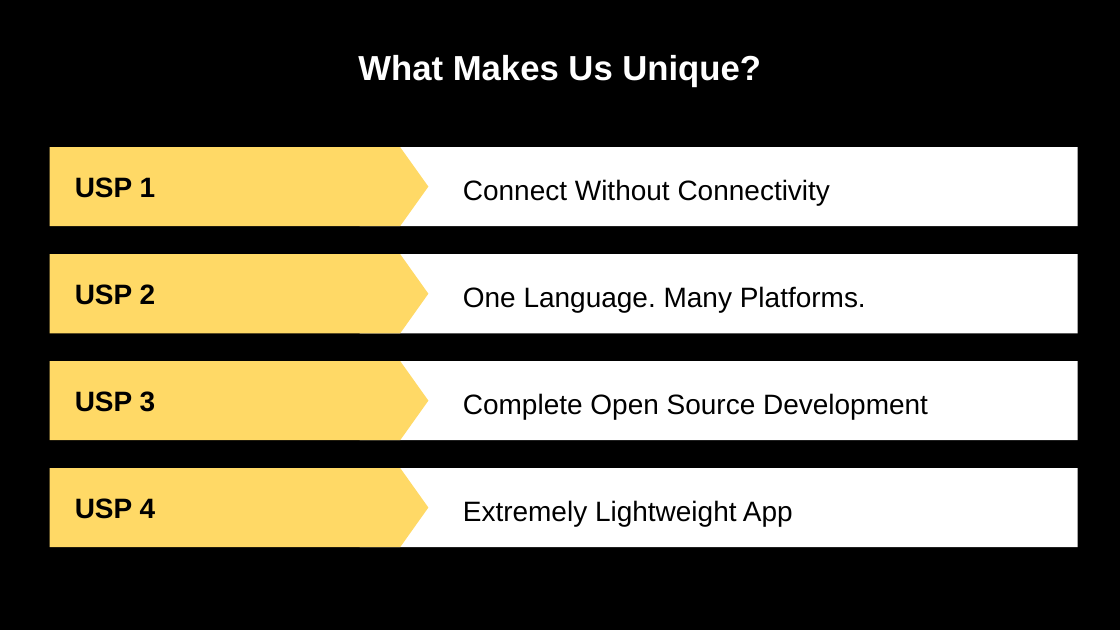
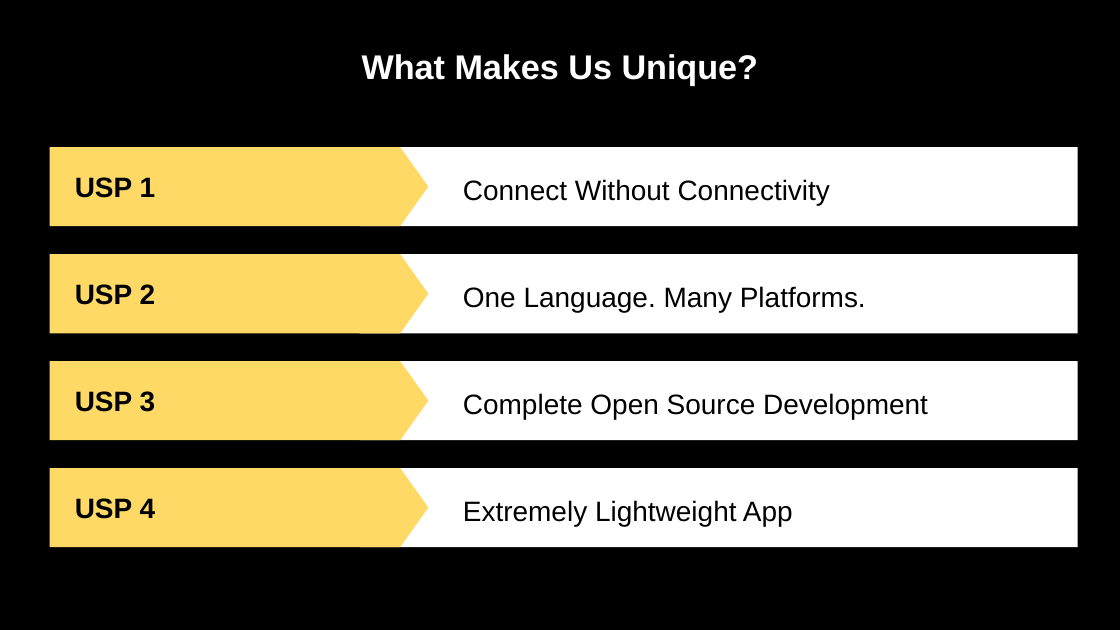
Before and after one commit to Bengaluru17/team-4, a slide deck: slide 6 of Kshamata.pptx. Drawn at 1120x630 pixels with LibreOffice and Linux fonts; fonts in the diff are those of the drawing. Boxes give left, top, right and bottom in pixels: in the first picture for what was removed or moved away, otherwise in the second. Text is boxed around its words. In the diff, an @@ line names an element or a change of style, - is before the commit and + after.

```diff
--- a/Kshamata.pptx
+++ b/Kshamata.pptx
@@ title "What Makes Us Unique?" at (362,54,759,86): size 22.3 to 22 pt @@
```
Also in this commit, not shown: 4 other slides changed, 1 other file.
